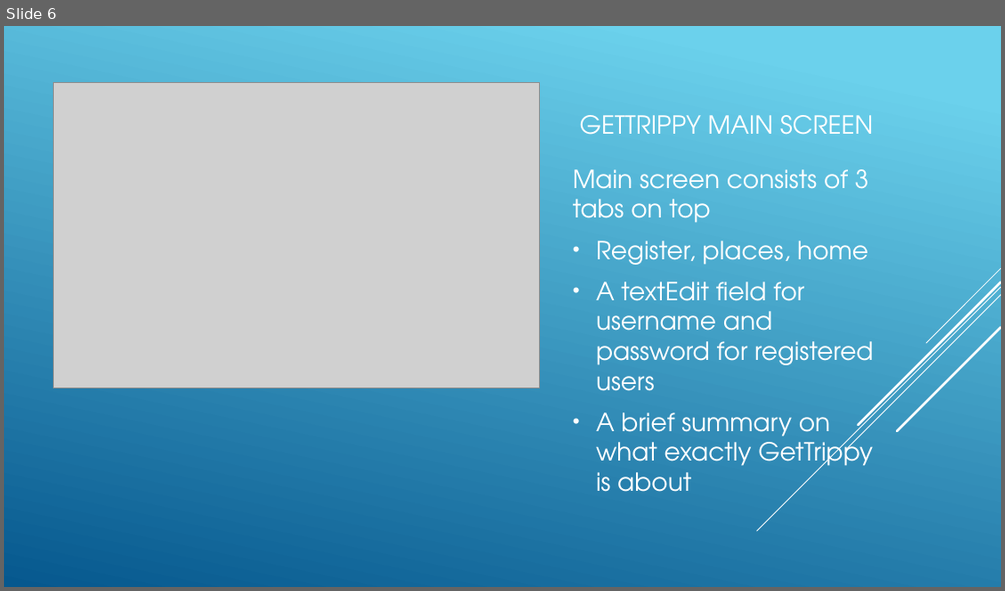
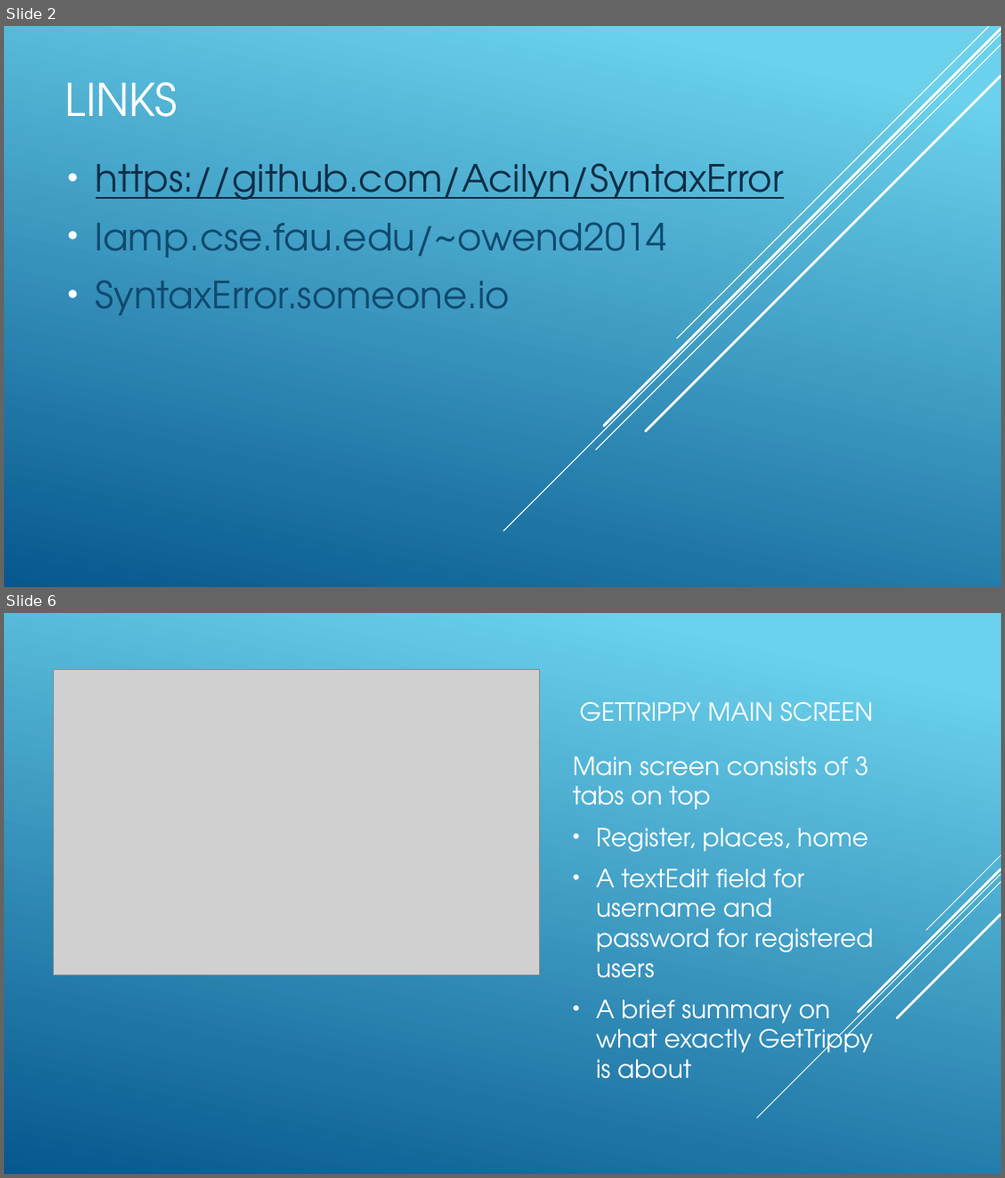
Before and after one commit to Acilyn/SyntaxError, a slide deck: GETTRIPPY_TRAVEL_SITE.pptx. Shown one above the other, each under a label of ours: slide 6 before the commit, slides 2 and 6 after it; the slides between them are not shown. The pictures are 1005x591 and 1005x1178 pixels, drawn with LibreOffice and Linux fonts; fonts in the diff are those of the drawing; grey boxes stand for pictures. Boxes give left, top, right and bottom in pixels: in the first picture for what was removed or moved away, otherwise in the second. Text is boxed around its words. In the diff, an @@ line names an element or a change of style, - is before the commit and + after.

```diff
--- a/GETTRIPPY_TRAVEL_SITE.pptx
+++ b/GETTRIPPY_TRAVEL_SITE.pptx
@@ slide 2 added at [4, 26, 1001, 587], background gradient #6ED2EB to #06588E @@
@@ line added from (1001, 33) to (503, 531), #FFFFFF 1 pt @@
@@ line added from (1001, 45) to (596, 450), #FFFFFF 1 pt @@
@@ line added from (1001, 29) to (604, 426), #FFFFFF 2.5 pt @@
@@ line added from (988, 27) to (677, 338), #FFFFFF 1 pt @@
@@ line added from (1001, 76) to (646, 431), #FFFFFF 2.5 pt @@
@@ title added at [65, 82, 178, 117], 43.2 pt, text #FFFFFF @@
+LINKS
@@ subtitle added at [96, 163, 784, 315], 36 pt, text #0F496F @@
+• https://github.com/Acilyn/SyntaxError
+• lamp.cse.fau.edu/~owend2014
+• SyntaxError.someone.io
```
Also in this commit, not shown: 5 slides changed, 1 slide removed, 2 other files.
